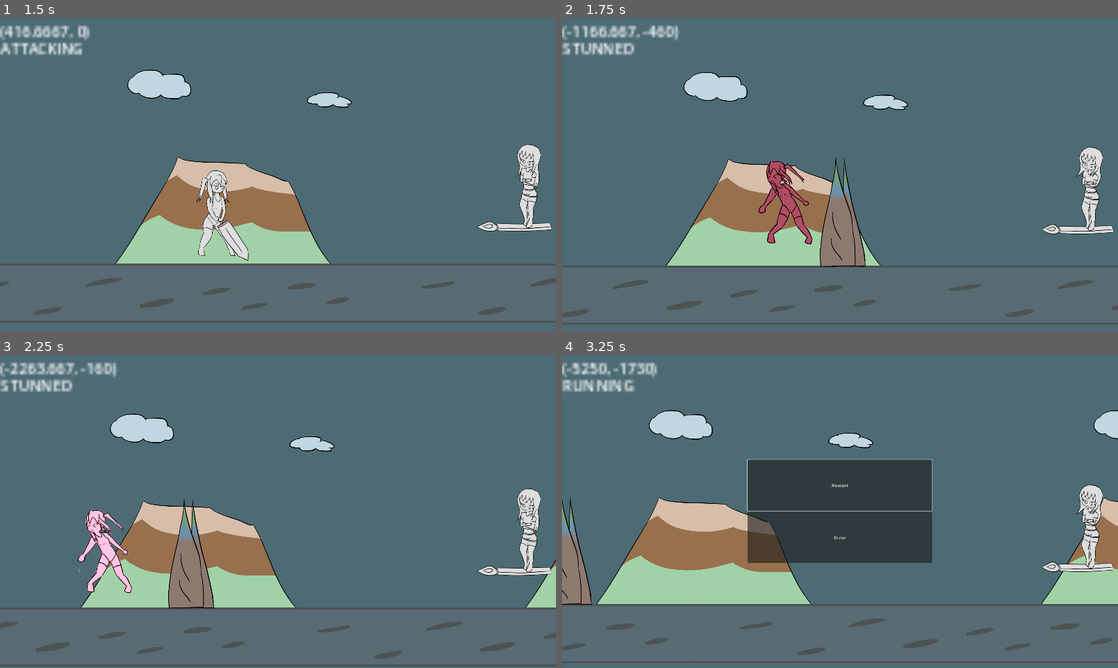
Above: before the commit, frames 1-4 (two rows, left to right).
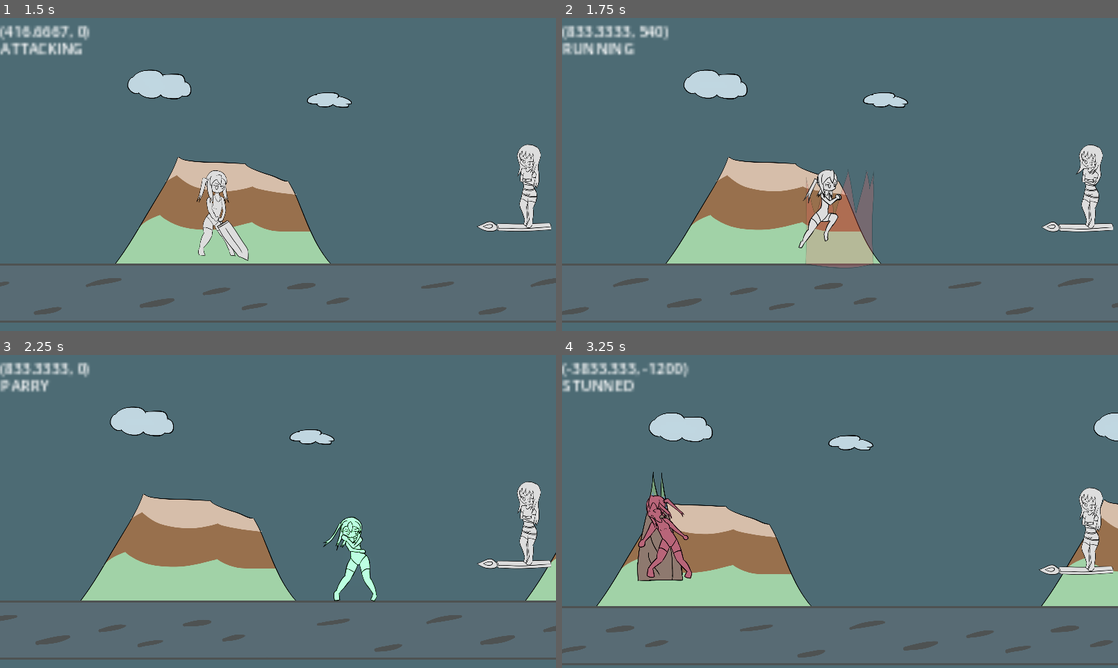
Above: after the commit, the same moments.

Repository: BeatMil/Animurun
Game: Godot game, scene res://scenes/main_menu.tscn
Two runs of this game, one before a commit and one after it. Both use one fixed random seed, a clock stepped at 60 frames per second and the inputs below.
Inputs:
- Up to frame 1 (1.5 s): click "Start" at 0.5 s; hold D (move_right) from 1.28 s (still down); hold L (attack) from 1.28 s (still down)
- Up to frame 2 (1.75 s): keep holding D (move_right); keep holding L (attack); tap Space (jump) at 1.52 s
- Up to frame 3 (2.25 s): keep holding D (move_right); release L (attack) at 2.03 s; tap J (block) at 2.1 s
- Up to frame 4 (3.25 s): tap Space (jump) at 2.27 s; release D (move_right) at 2.78 s; hold A (move_left) from 2.78 s (still down); hold K (dodge) from 2.78 s (still down)

Frame 1 is identical in both runs. In frame 2, 9.9% of the frame differs, in the area x 0-100%, y 2-98%; in frame 3, 13%; in frame 4, 20%, in the area x 0-100%, y 2-100%.

Commit message:
Add pre_spike

Diff:
--- a/nodes/spike.tscn
+++ b/nodes/spike.tscn
@@ -1,8 +1,10 @@
-[gd_scene load_steps=8 format=3 uid="uid://b3vaybudghovl"]
+[gd_scene load_steps=10 format=3 uid="uid://b3vaybudghovl"]
 
 [ext_resource type="Texture2D" uid="uid://civtwboshnc0s" path="res://media/sprites/taiga/taiga_spikes.png" id="1_1ew73"]
 [ext_resource type="Script" path="res://scripts/spike.gd" id="1_xkotw"]
 [ext_resource type="AudioStream" uid="uid://tohd2wesynxp" path="res://media/sfx/spike.wav" id="3_5f78s"]
+[ext_resource type="AudioStream" uid="uid://buqe4ddxwekc2" path="res://media/sfx/charge01.wav" id="3_jcnej"]
+[ext_resource type="Texture2D" uid="uid://edudquxnk6ry" path="res://media/sprites/taiga/pre_spike.png" id="4_tqegg"]
 
 [sub_resource type="RectangleShape2D" id="RectangleShape2D_c2n7o"]
 size = Vector2(150, 464)
@@ -57,10 +59,22 @@
 "update": 1,
 "values": [0]
 }
+tracks/4/type = "value"
+tracks/4/imported = false
+tracks/4/enabled = true
+tracks/4/path = NodePath("PreSpike:modulate")
+tracks/4/interp = 1
+tracks/4/loop_wrap = true
+tracks/4/keys = {
+"times": PackedFloat32Array(0),
+"transitions": PackedFloat32Array(1),
+"update": 0,
+"values": [Color(1, 0.392157, 0.392157, 0)]
+}
 
 [sub_resource type="Animation" id="Animation_arya7"]
 resource_name = "spike"
-length = 0.3
+length = 1.3
 tracks/0/type = "value"
 tracks/0/imported = false
 tracks/0/enabled = true
@@ -68,7 +82,7 @@
 tracks/0/interp = 1
 tracks/0/loop_wrap = true
 tracks/0/keys = {
-"times": PackedFloat32Array(0, 0.1),
+"times": PackedFloat32Array(1, 1.1),
 "transitions": PackedFloat32Array(1, 1),
 "update": 0,
 "values": [Vector2(0, 208), Vector2(0, 0)]
@@ -80,7 +94,7 @@
 tracks/1/interp = 1
 tracks/1/loop_wrap = true
 tracks/1/keys = {
-"times": PackedFloat32Array(0, 0.1),
+"times": PackedFloat32Array(1, 1.1),
 "transitions": PackedFloat32Array(1, 1),
 "update": 0,
 "values": [Color(1, 1, 1, 0), Color(1, 1, 1, 1)]
@@ -92,7 +106,7 @@
 tracks/2/interp = 1
 tracks/2/loop_wrap = true
 tracks/2/keys = {
-"times": PackedFloat32Array(0, 0.1),
+"times": PackedFloat32Array(1, 1.1),
 "transitions": PackedFloat32Array(1, 1),
 "update": 1,
 "values": [0, 4]
@@ -104,7 +118,7 @@
 tracks/3/interp = 1
 tracks/3/loop_wrap = true
 tracks/3/keys = {
-"times": PackedFloat32Array(0, 0.1),
+"times": PackedFloat32Array(1, 1.1),
 "transitions": PackedFloat32Array(1, 1),
 "update": 1,
 "values": [0, 3]
@@ -119,11 +133,41 @@
 "clips": [{
 "end_offset": 0.0,
 "start_offset": 0.0,
+"stream": ExtResource("3_jcnej")
+}, {
+"end_offset": 0.0,
+"start_offset": 0.0,
 "stream": ExtResource("3_5f78s")
 }],
-"times": PackedFloat32Array(0)
+"times": PackedFloat32Array(0, 1)
 }
 tracks/4/use_blend = true
+tracks/5/type = "value"
+tracks/5/imported = false
+tracks/5/enabled = true
+tracks/5/path = NodePath("PreSpike:modulate")
+tracks/5/interp = 1
+tracks/5/loop_wrap = true
+tracks/5/keys = {
+"times": PackedFloat32Array(0, 0.3, 0.6),
+"transitions": PackedFloat32Array(1, 1, 1),
+"update": 0,
+"values": [Color(1, 0.392157, 0.392157, 0), Color(1, 0.392157, 0.392157, 0.45098), Color(1, 0.392157, 0.392157, 0)]
+}
+tracks/6/type = "method"
+tracks/6/imported = false
+tracks/6/enabled = true
+tracks/6/path = NodePath(".")
+tracks/6/interp = 1
+tracks/6/loop_wrap = true
+tracks/6/keys = {
+"times": PackedFloat32Array(1),
+"transitions": PackedFloat32Array(1),
+"values": [{
+"args": [true],
+"method": &"set_is_moving"
+}]
+}
 
 [sub_resource type="AnimationLibrary" id="AnimationLibrary_fppn1"]
 _data = {
@@ -163,6 +207,11 @@
 
 [node name="VisibleOnScreenNotifier2D" type="VisibleOnScreenNotifier2D" parent="."]
 
+[node name="PreSpike" type="Sprite2D" parent="."]
+modulate = Color(1, 0.392157, 0.392157, 0)
+position = Vector2(5, -6)
+texture = ExtResource("4_tqegg")
+
 [connection signal="body_entered" from="." to="." method="_on_body_entered"]
 [connection signal="animation_started" from="AnimationPlayer" to="." method="_on_animation_player_animation_started"]
 [connection signal="timeout" from="Timer" to="." method="_on_timer_timeout"]
--- a/scripts/spike.gd
+++ b/scripts/spike.gd
@@ -24,13 +24,16 @@
 		body.push(Vector2(-2000, -1000))
 
 
+func set_is_moving(_value: bool) -> void:
+	is_moving = _value
+
+
 func _on_timer_timeout():
 	$AnimationPlayer.play("spike")
 
 
 func _on_animation_player_animation_started(anim_name):
-	if anim_name == "spike":
-		is_moving = true
+	pass
 
 
 func _on_visible_on_screen_notifier_2d_screen_exited():
Binary file added: Media/sprites/taiga/pre_spike.png
Not shown, added: Media/sprites/taiga/pre_spike.png.import
